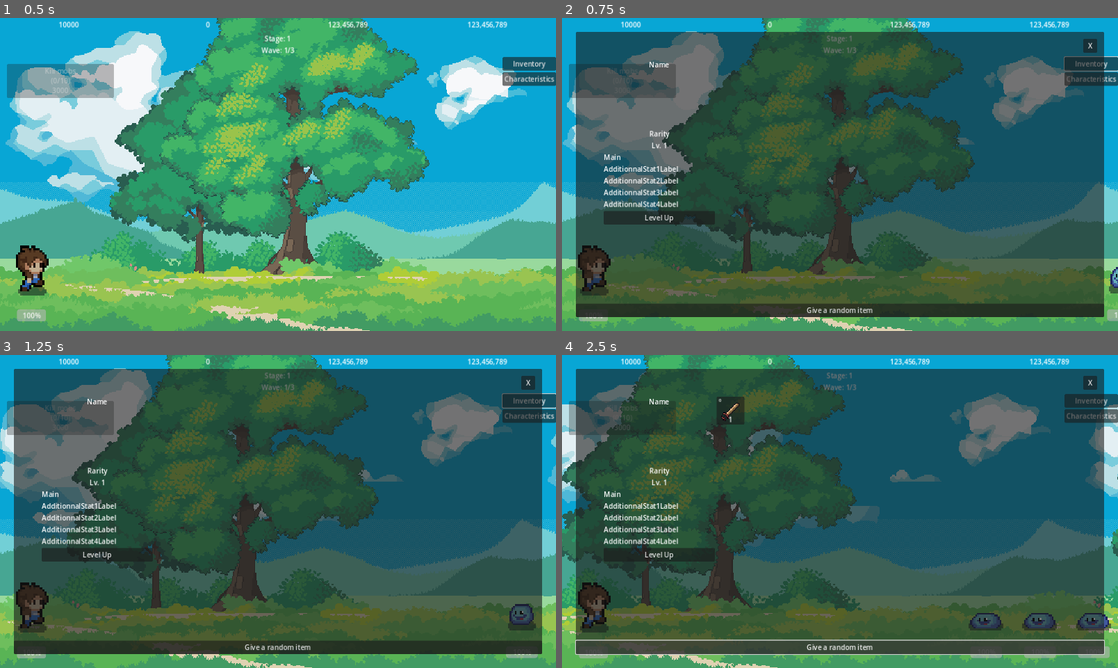
Above: before the commit, frames 1-4 (two rows, left to right).
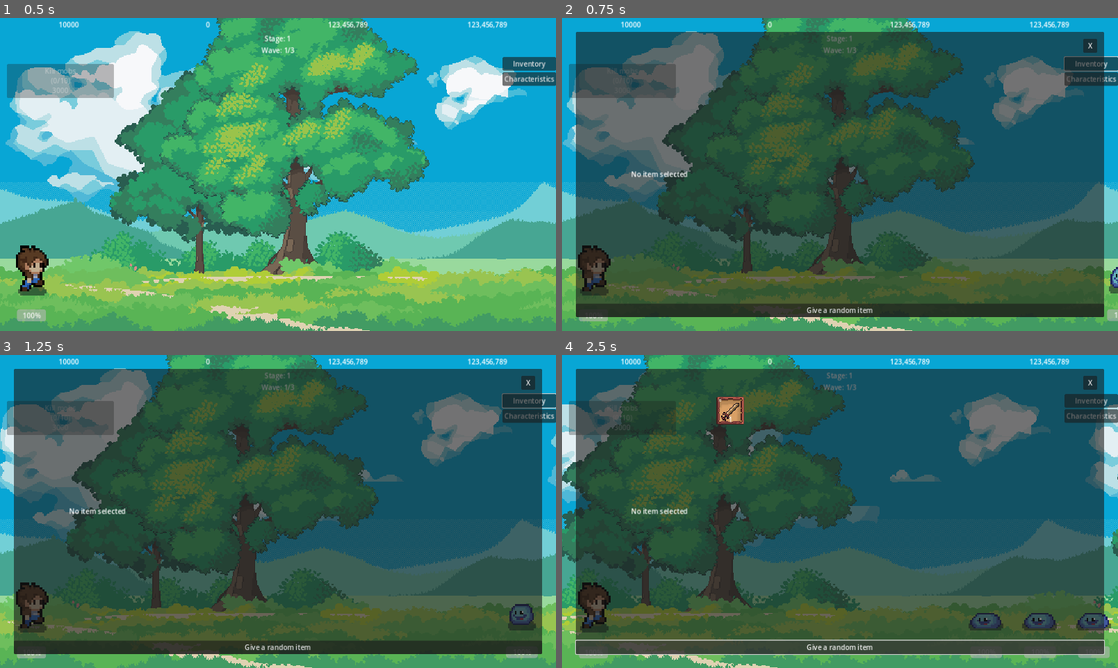
Above: after the commit, the same moments.

Repository: LSDAF/lsdaf_client
Game: Godot game, scene res://elements/main/main.tscn
The game is run twice, just before and just after one commit, with the same random seed, the same clock (stepped at 60 frames per second) and the same inputs.
Inputs (mouse positions are in pixels of both pictures, inside the frame that each line leads up to):
- Up to frame 1 (0.5 s): no input
- Up to frame 2 (0.75 s): click "Inventory" at 0.5 s
- Up to frame 3 (1.25 s): no input
- Up to frame 4 (2.5 s): click (662, 555) at 1.25 s, where only the run before the commit has a clickable "Level Up"; click "Give a random item" at 2 s

Frame 1 is identical in both runs. In frame 2, 1.7% of the frame differs, in the area x 7-28%, y 14-66%; in frame 3, 1.6%; in frame 4, 2.1%, in the area x 7-33%, y 13-66%.
Error before the commit: Invalid access to property or key 'level' on a base object of type 'Nil'. (res://elements/hud/inventory_menu/item_details_menu/item_details_menu.gd:87)

Commit message:
feat: improve inventory, add UI textures

Diff:
--- a/autoload/data/inventory/inventory.gd
+++ b/autoload/data/inventory/inventory.gd
@@ -1,3 +1,24 @@
 extends Node
 
+signal on_inventory_update
+
 var items: Array[Item] = []
+
+func get_item_at_index(item_index: int) -> Item:
+	if item_index < 0 or item_index >= len(items):
+		return null
+
+	return items[item_index]
+
+func level_up_item_at_index(item_index: int) -> void:
+	if item_index < 0 or item_index >= len(items):
+		return
+
+	items[item_index].level += 1
+
+	on_inventory_update.emit()
+
+func add_item(item: Item) -> void:
+	items.push_back(item)
+
+	on_inventory_update.emit()
--- a/autoload/services/loot/loot.gd
+++ b/autoload/services/loot/loot.gd
@@ -2,7 +2,7 @@
 
 func loot_random_item() -> void:
 	var new_item := ItemsService.create_random_item()
-	Inventory.items.push_back(new_item)
+	Inventory.add_item(new_item)
 
 func try_loot_item() -> void:
 	var difficulty := Difficulty.get_current_difficulty()
@@ -19,7 +19,7 @@
 
 	print("LOOT ! - Rate: {0} | Rolled: {1}".format([drop_rate, roll]))
 	var new_item := ItemsService.create_item(type, rarity)
-	Inventory.items.push_back(new_item)
+	Inventory.add_item(new_item)
 
 
 func _get_rarity_for_difficulty(difficulty: int) -> ItemRarity.ItemRarity:
--- a/elements/hud/inventory_menu/inventory_item/inventory_item.gd
+++ b/elements/hud/inventory_menu/inventory_item/inventory_item.gd
@@ -2,27 +2,23 @@
 
 class_name InventoryItem
 
-signal on_item_selected
+signal on_item_selected(item_index: int)
 
-var _level: int
-var _rarity: ItemRarity.ItemRarity
-var _texture: Texture2D
-
+var _item_index: int
 
 # See https://www.reddit.com/r/godot/comments/13pm5o5/instantiating_a_scene_with_constructor_parameters/
-func with_data(level: int, rarity: ItemRarity.ItemRarity, texture: Texture2D) -> InventoryItem:
-	_level = level
-	_rarity = rarity
-	_texture = texture
+func with_data(item_index: int) -> InventoryItem:
+	_item_index = item_index
 
 	return self
 
 
 # Called when the node enters the scene tree for the first time.
 func _ready() -> void:
-	%ItemTextureRect.texture = _texture
-	%ItemLevelLabel.text = str(_level)
-	%ItemRarityLabel.text = str(_rarity)
+	var inventory_item := Inventory.get_item_at_index(_item_index)
+	%ItemTextureRect.texture = inventory_item.texture
+	%ItemLevelLabel.text = str(inventory_item.level)
+	%ItemRarityLabel.text = str(inventory_item.rarity)
 
 
 # Called every frame. 'delta' is the elapsed time since the previous frame.
@@ -31,4 +27,4 @@
 
 
 func _on_pressed() -> void:
-	on_item_selected.emit()
+	on_item_selected.emit(_item_index)
--- a/elements/hud/inventory_menu/inventory_item/inventory_item.tscn
+++ b/elements/hud/inventory_menu/inventory_item/inventory_item.tscn
@@ -1,7 +1,12 @@
-[gd_scene load_steps=4 format=3 uid="uid://b2arfnoe585sm"]
+[gd_scene load_steps=6 format=3 uid="uid://b2arfnoe585sm"]
 
 [ext_resource type="Script" path="res://elements/hud/inventory_menu/inventory_item/inventory_item.gd" id="1_pftji"]
 [ext_resource type="Texture2D" uid="uid://cfaljyycvagbd" path="res://asset/items/32x32_PixelWeapons_Premium.png" id="2_13756"]
+[ext_resource type="Texture2D" uid="uid://dtc5j5acibygw" path="res://asset/ui/wood/Shadow/UI_Wood_A_NoBorder.png" id="2_hm3w1"]
+
+[sub_resource type="AtlasTexture" id="AtlasTexture_1kdlx"]
+atlas = ExtResource("2_hm3w1")
+region = Rect2(0, 0, 32, 32)
 
 [sub_resource type="AtlasTexture" id="AtlasTexture_pe8o1"]
 atlas = ExtResource("2_13756")
@@ -16,7 +21,18 @@
 offset_bottom = -656.0
 grow_horizontal = 2
 grow_vertical = 2
+flat = true
 script = ExtResource("1_pftji")
+
+[node name="BackgroundTextureRect" type="TextureRect" parent="."]
+texture_filter = 1
+layout_mode = 1
+anchors_preset = 15
+anchor_right = 1.0
+anchor_bottom = 1.0
+grow_horizontal = 2
+grow_vertical = 2
+texture = SubResource("AtlasTexture_1kdlx")
 
 [node name="ItemTextureRect" type="TextureRect" parent="."]
 unique_name_in_owner = true
--- a/elements/hud/inventory_menu/inventory_menu.gd
+++ b/elements/hud/inventory_menu/inventory_menu.gd
@@ -3,10 +3,14 @@
 @export var item_scene: PackedScene
 var _current_item_scenes: Array[InventoryItem]
 
+var _selected_item_index: int = -1
 
 # Called when the node enters the scene tree for the first time.
 func _ready() -> void:
 	update_inventory()
+	Inventory.on_inventory_update.connect(update_inventory)
+
+	_open_details_for_item(0)
 
 
 # Called every frame. 'delta' is the elapsed time since the previous frame.
@@ -23,23 +27,22 @@
 	update_inventory()
 
 
-func _on_select_item(item: Item) -> void:
-	%ItemDetailsMenu.open_for_item(item)
-	%ItemDetailsMenu.on_level_up.connect(update_inventory)
+func _open_details_for_item(item_index: int) -> void:
+	_selected_item_index = item_index
+	%ItemDetailsMenu.open_for_item(item_index)
 
 
 func get_inventory_items_scenes() -> Array[InventoryItem]:
 	var inventory_items: Array[InventoryItem] = []
 
-	for item in Inventory.items:
+	for item_index in len(Inventory.items):
 		var new_item_scene: InventoryItem = item_scene.instantiate().with_data(
-			item.level, item.rarity, item.texture
+			item_index
 		)
-		new_item_scene.on_item_selected.connect(func() -> void: _on_select_item(item))
+		new_item_scene.on_item_selected.connect(_open_details_for_item)
 
 		inventory_items.push_back(new_item_scene)
 
-	print(inventory_items)
 	return inventory_items
 
 
--- a/elements/hud/inventory_menu/item_details_menu/item_details_menu.gd
+++ b/elements/hud/inventory_menu/item_details_menu/item_details_menu.gd
@@ -1,13 +1,11 @@
 extends Control
 
 var _item: Item = null
-
-signal on_level_up
+var _item_index: int
 
 # Called when the node enters the scene tree for the first time.
 func _ready() -> void:
-	pass  # Replace with function body.
-
+	pass
 
 # Called every frame. 'delta' is the elapsed time since the previous frame.
 func _process(delta: float) -> void:
@@ -68,8 +66,9 @@
 	%AdditionnalStat4Label.text = _prettify_statistic(_item.additional_stats[3], _item.level)
 
 
-func open_for_item(item: Item) -> void:
-	_item = item
+func open_for_item(item_index: int) -> void:
+	_item_index = item_index
+	_item = Inventory.get_item_at_index(item_index)
 
 	if _item == null:
 		%NoItemSelectedLabel.show()
@@ -84,7 +83,6 @@
 
 
 func _on_level_up_button_pressed() -> void:
-	_item.level += 1
+	Inventory.level_up_item_at_index(_item_index)
 
-	on_level_up.emit()
 	_update_item_details_menu()
Binary file added: asset/ui/wood/NoShadow/UI_Font_A.png
Not shown, added: asset/ui/wood/NoShadow/UI_Font_A.png.import
Binary file added: asset/ui/wood/NoShadow/UI_Font_B.png
Not shown, added: asset/ui/wood/NoShadow/UI_Font_B.png.import
Binary file added: asset/ui/wood/NoShadow/UI_Wood_A_Border.png
Not shown, added: asset/ui/wood/NoShadow/UI_Wood_A_Border.png.import
Binary file added: asset/ui/wood/NoShadow/UI_Wood_A_NoBorder.png
Not shown, added: asset/ui/wood/NoShadow/UI_Wood_A_NoBorder.png.import
Binary file added: asset/ui/wood/NoShadow/UI_Wood_B_Border.png
Not shown, added: asset/ui/wood/NoShadow/UI_Wood_B_Border.png.import
Binary file added: asset/ui/wood/NoShadow/UI_Wood_B_NoBorder.png
Not shown, added: asset/ui/wood/NoShadow/UI_Wood_B_NoBorder.png.import
(and 30 more such lines)
